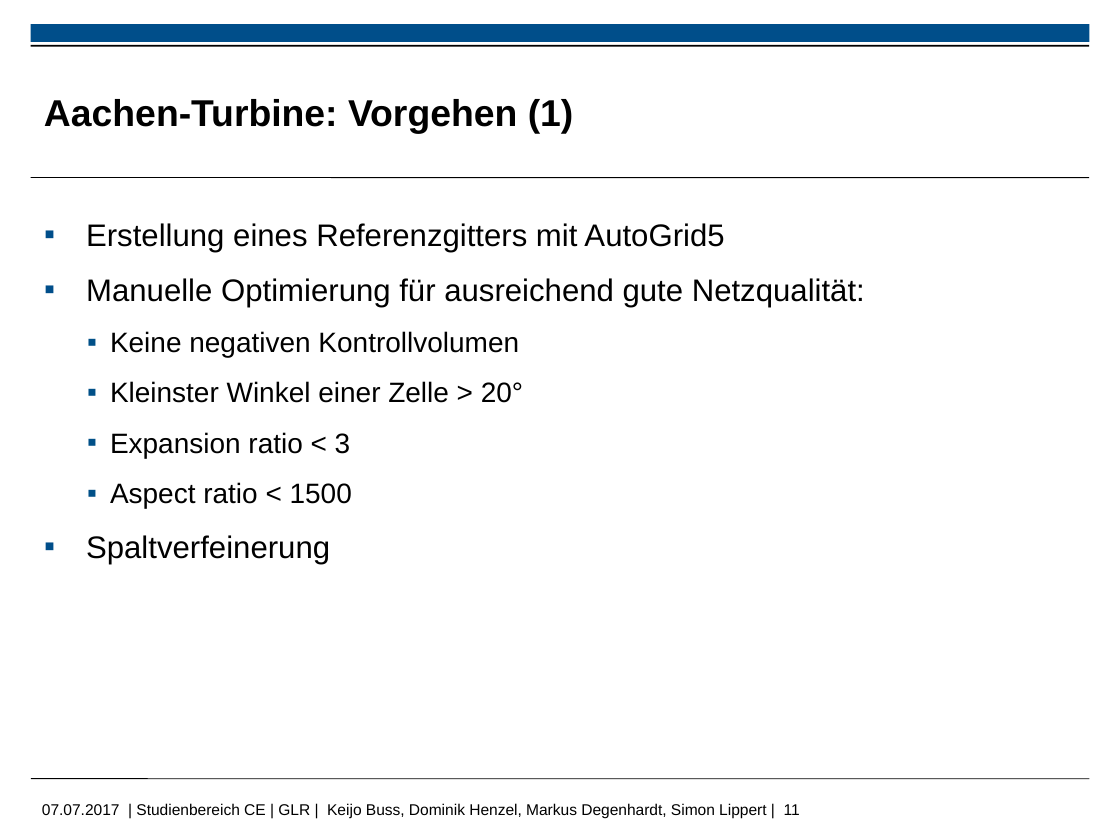
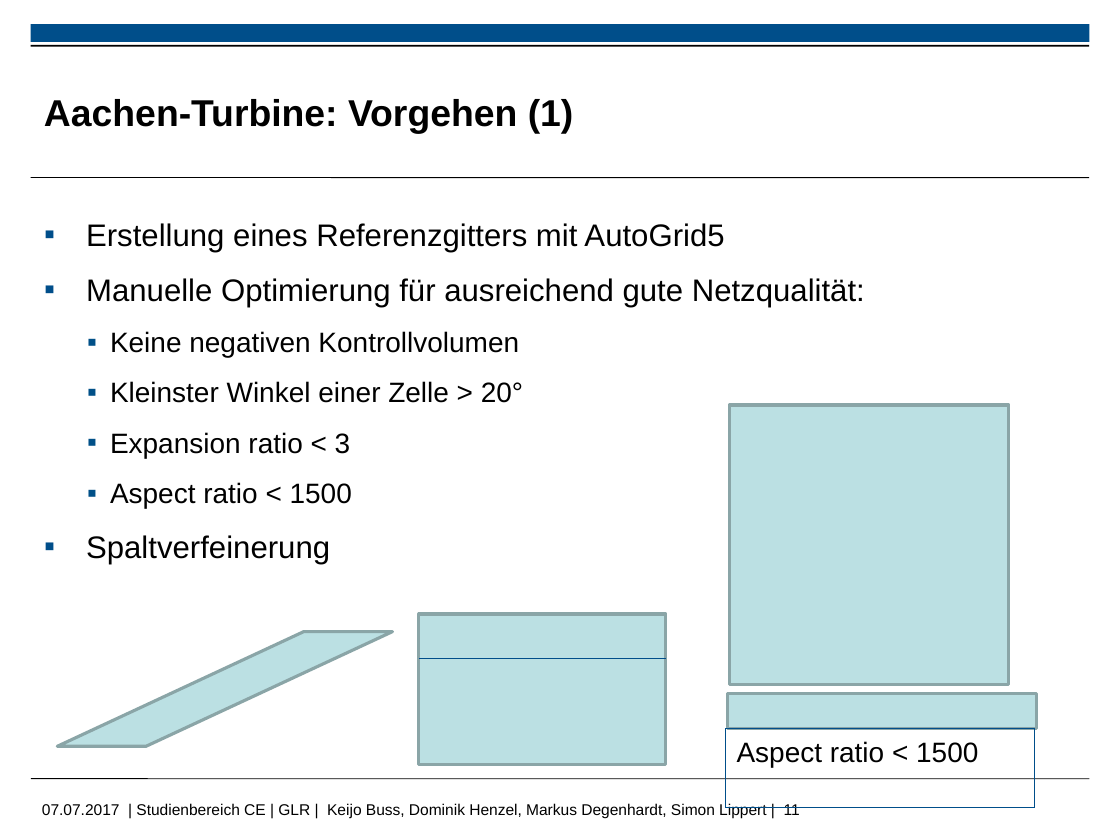
Before and after one commit to MDegenhardt/AusarbeitungADP, a slide deck: slide 11 of Präsentation/Abschluss_Präsentation.pptx. Drawn at 1120x840 pixels with LibreOffice and Linux fonts; fonts in the diff are those of the drawing; background and template pictures are left out. Boxes give left, top, right and bottom in pixels: in the first picture for what was removed or moved away, otherwise in the second. Text is boxed around its words. In the diff, an @@ line names an element or a change of style, - is before the commit and + after.

```diff
--- a/Präsentation/Abschluss_Präsentation.pptx
+++ b/Präsentation/Abschluss_Präsentation.pptx
@@ rectangle added at (x1=729, y1=405, x2=1009, y2=685), fill #BBE0E3, outline #8AA6A8 2 pt @@
@@ rectangle added at (x1=419, y1=614, x2=665, y2=764), fill #BBE0E3, outline #8AA6A8 2 pt @@
@@ parallelogram added at (x1=57, y1=632, x2=392, y2=746), fill #BBE0E3, outline #8AA6A8 2 pt @@
@@ line added from (419, 659) to (665, 659), #004E8A 0.75 pt @@
@@ rectangle added at (x1=728, y1=693, x2=1037, y2=728), fill #BBE0E3, outline #8AA6A8 2 pt @@
@@ rectangle added at (x1=726, y1=729, x2=1035, y2=809), outline #004E8A 0.75 pt, 18 pt, text #000000 @@
+Aspect ratio < 1500
```
Also in this commit, not shown: 1 other slide changed.
